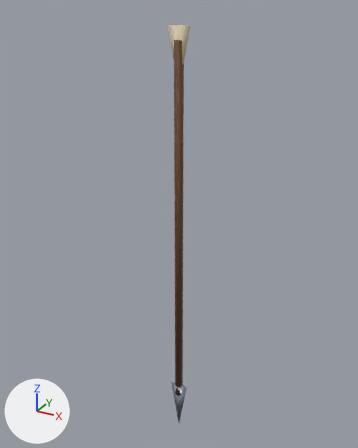
What one commit did to the glTF model models/weapon_arqueira_ia.glb.
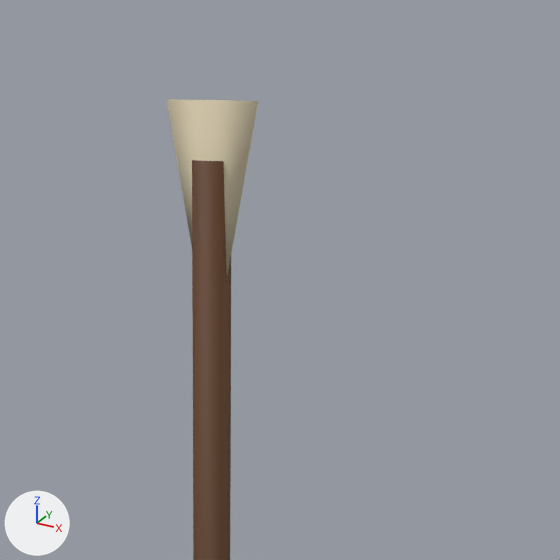
The first picture shows the older version from a 50 mm lens placed at (0.647, -1.176, 0.204), pointed at (-0.021, 0.039, -0.404). The close-ups show the older and then the newer version on the part from 35% to 74% of the width and 0% to 31% of the height of that picture. Only the edits that show in the close-ups are written down. The axes (+X, +Y, +Z) are drawn at lower left. The lights are the same throughout. Where no turn or scale is listed for an object, it has been applied to the vertices. Vertices at exactly the same position are counted once.

The scene before the commit, as lines of its bpy script (objects in view):
```python
mat_flecha_pena = principled_material('flecha_pena')
mat_flecha_pena.base_color = (0.692, 0.604, 0.42)  # beige #d9ccad
mat_flecha_pena.roughness = 0.8
me_cone_001 = bpy.data.meshes.new('Cone.001')
me_cone_001.from_pydata([(0.0, -0.01, 0.08), (0.032, 0.0, 0.08), (0.0, 0.01, 0.08), (-0.032, 0.0, 0.08), (0.0, 0.0, -0.08)], [], [(0, 4, 1), (1, 4, 2), (0, 1, 2), (0, 2, 3), (2, 4, 3), (3, 4, 0)])
me_cone_001.materials.append(mat_flecha_pena)  # beige #d9ccad
me_cylinder = bpy.data.meshes.new('Cylinder')
me_cylinder.from_pydata(...)  # a 6-sided cylinder along z spanning x -0.011..0.011, y -0.013..0.013, z -0.575..0.575
me_cylinder.materials.append(mat_flecha_madeira)  # brown #613d21
ob_hasteflecha = bpy.data.objects.new('HasteFlecha', me_cylinder)
ob_hasteflecha.location = (0.0, 0.0, -0.45)
ob_penaflecha = bpy.data.objects.new('PenaFlecha', me_cone_001)
ob_penaflecha.location = (0.0, 0.0, 0.08)
```
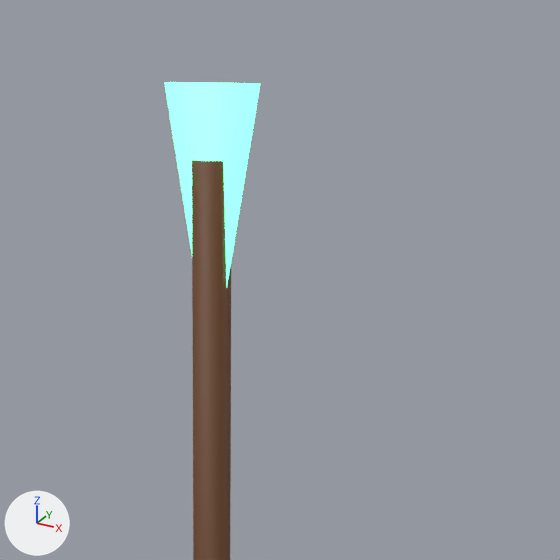
Edits to the bpy script that builds the scene:
```text
Change mat_flecha_pena:
    mat_flecha_pena.base_color: (0.692, 0.604, 0.42) -> (0.1, 0.89, 0.342)  # beige #d9ccad -> green #59f29e
    add mat_flecha_pena.emission_color = (0.113, 1.0, 0.385)  # green #5effa7
    add mat_flecha_pena.emission_strength = 3.115
Change me_cone_001:
    used by ob_penaflecha; location = (0.0, 0.0, 0.08)
    remove me_cone_001.from_pydata(...)  # 5 vertices, 6 faces; spans x -0.032..0.032, y -0.01..0.01, z -0.08..0.08
    add me_cone_001.from_pydata(...)  # 5 vertices, 6 faces; spans x -0.034..0.034, y -0.011..0.011, z -0.09..0.09
    me_cone_001 part 1: the whole mesh is scaled about its middle by (1.05, 1.1, 1.13)
```

What differs and where, as boxes (x1, y1, x2, y2) in the close-ups (560 x 560 px):
'PenaFlecha', recoloured, surface changed, rescaled (beige to green, 16% taller)
    before: (167, 99, 258, 275)
    after: (164, 82, 260, 286)
